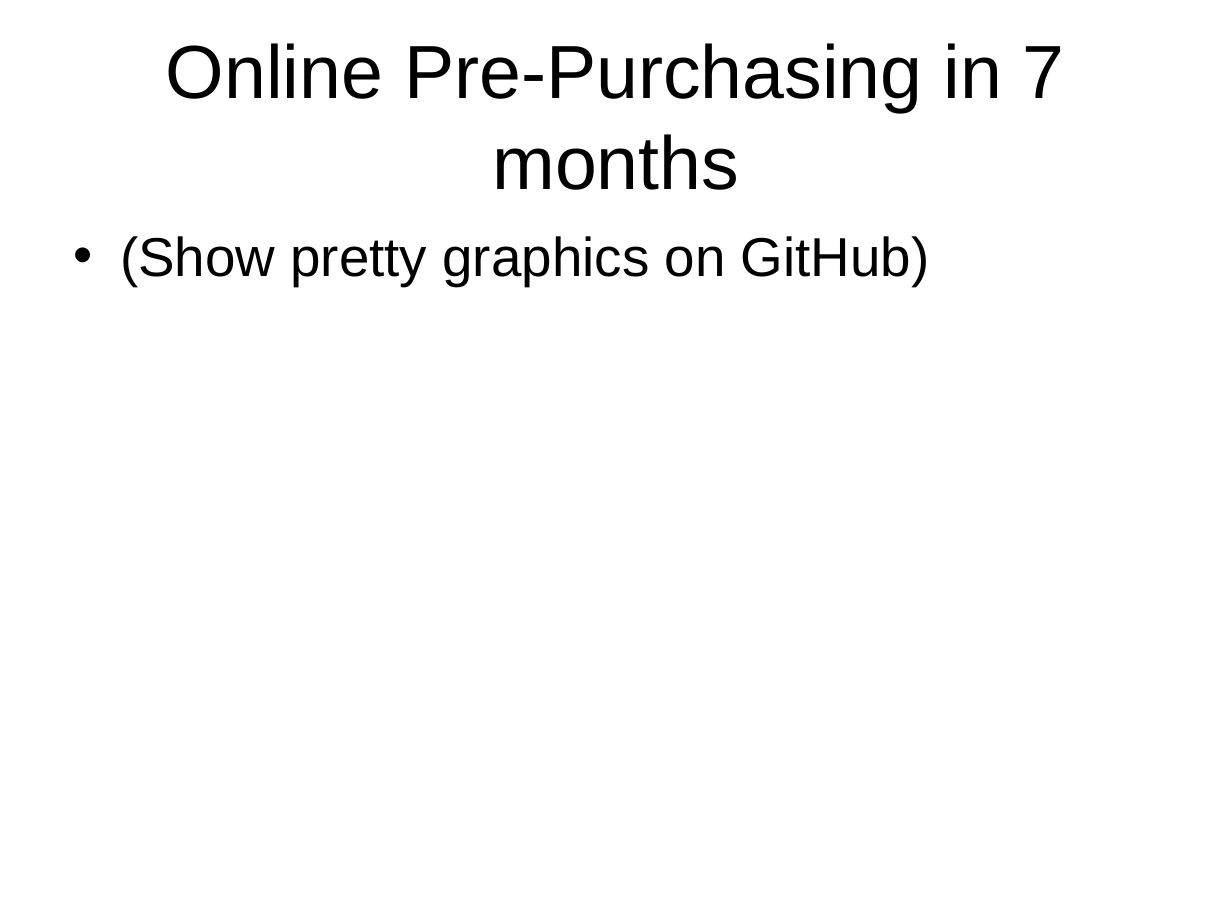
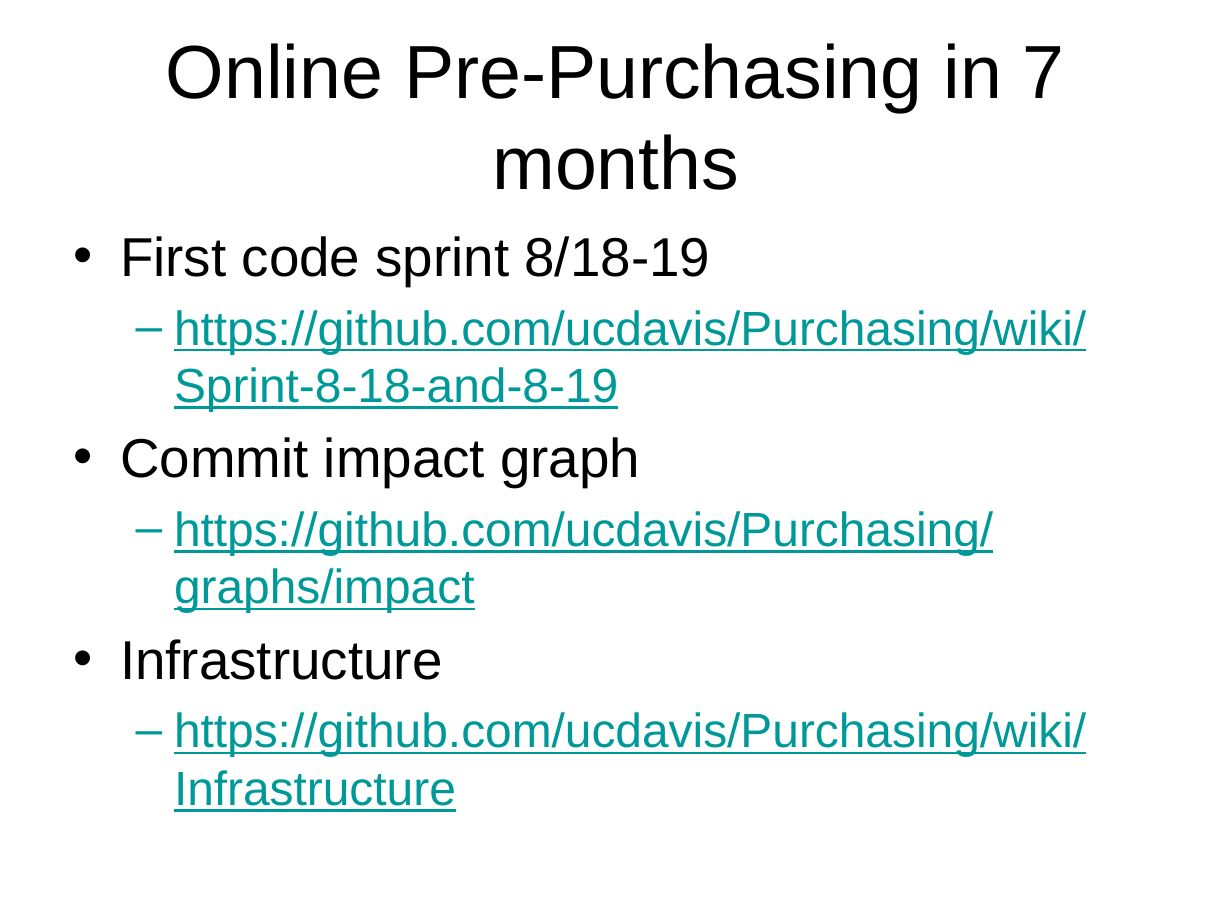
Before and after one commit to acgetchell/Presentations, a slide deck: slide 3 of OnlinePrePurchasing.pptx. Drawn at 1232x924 pixels with LibreOffice and Linux fonts; fonts in the diff are those of the drawing; background and template pictures are left out. Boxes give left, top, right and bottom in pixels: in the first picture for what was removed or moved away, otherwise in the second. Text is boxed around its words. In the diff, an @@ line names an element or a change of style, - is before the commit and + after.

```diff
--- a/OnlinePrePurchasing.pptx
+++ b/OnlinePrePurchasing.pptx
@@ text at bbox=[120, 236, 1086, 812]: text changed; size 32 to 28 pt; text colour #000000 to #009999 @@
-• (Show pretty graphics on GitHub)
+• First code sprint 8/18-19
+  – https://github.com/ucdavis/Purchasing/wiki/Sprint-8-18-and-8-19
+• Commit impact graph
+  – https://github.com/ucdavis/Purchasing/graphs/impact
+• Infrastructure
+  – https://github.com/ucdavis/Purchasing/wiki/Infrastructure
```
Also in this commit, not shown: 2 other slides changed, 4 other files.
